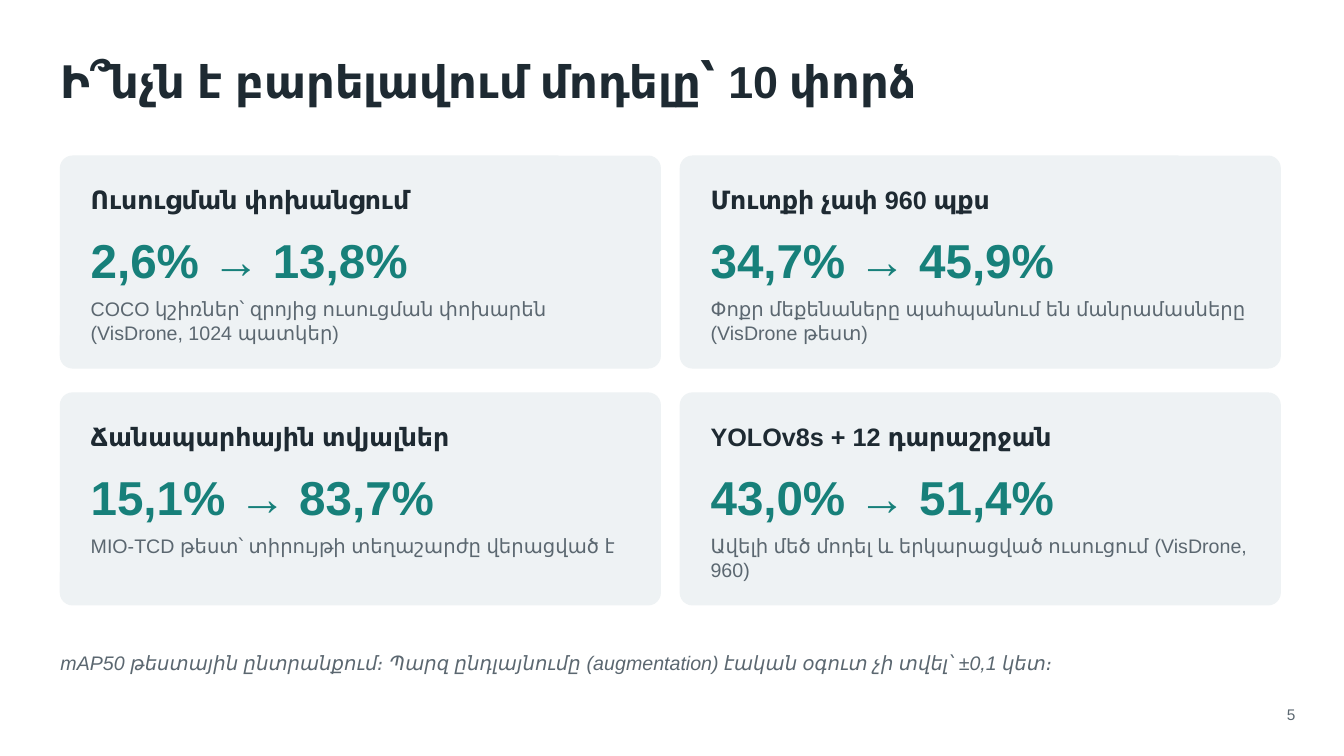
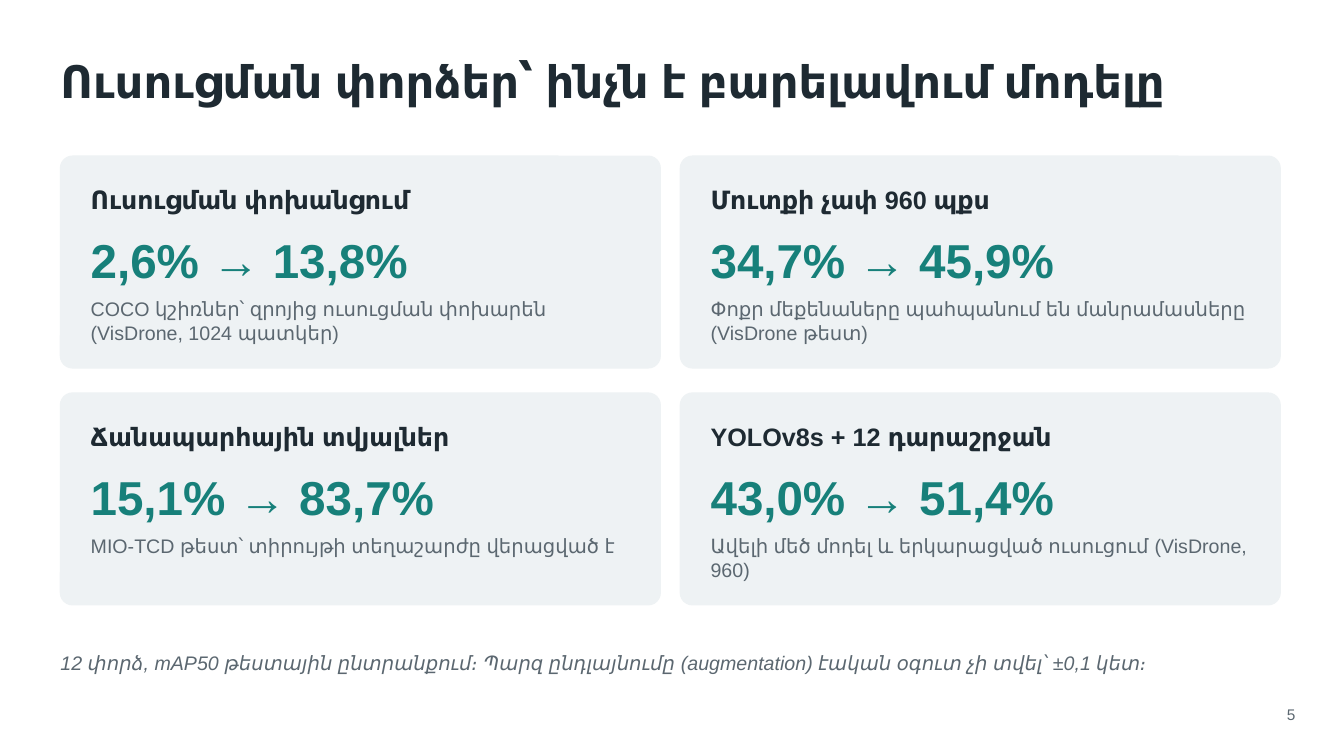
Before and after one commit to marrr862/traffic-cnn, a slide deck: slide 5 of thesis/presentation/DEFENSE.pptx. Drawn at 1344x756 pixels with LibreOffice and Linux fonts; fonts in the diff are those of the drawing. Boxes give left, top, right and bottom in pixels: in the first picture for what was removed or moved away, otherwise in the second. Text is boxed around its words. In the diff, an @@ line names an element or a change of style, - is before the commit and + after.

```diff
--- a/thesis/presentation/DEFENSE.pptx
+++ b/thesis/presentation/DEFENSE.pptx
@@ title at bbox=[60, 62, 1165, 108]: text changed @@
-Ի՞նչն է բարելավում մոդելը՝ 10 փորձ
+Ուսուցման փորձեր՝ ինչն է բարելավում մոդելը
@@ text at bbox=[60, 654, 1147, 674]: text changed @@
-mAP50 թեստային ընտրանքում։ Պարզ ընդլայնումը (augmentation) էական օգուտ չի տվել՝ ±0,1 կետ։
+12 փորձ, mAP50 թեստային ընտրանքում։ Պարզ ընդլայնումը (augmentation) էական օգուտ չի տվել՝ ±0,1 կետ։
```
Also in this commit, not shown: 5 other slides changed, 8 slides added, 4 slides removed, 15 other files.
